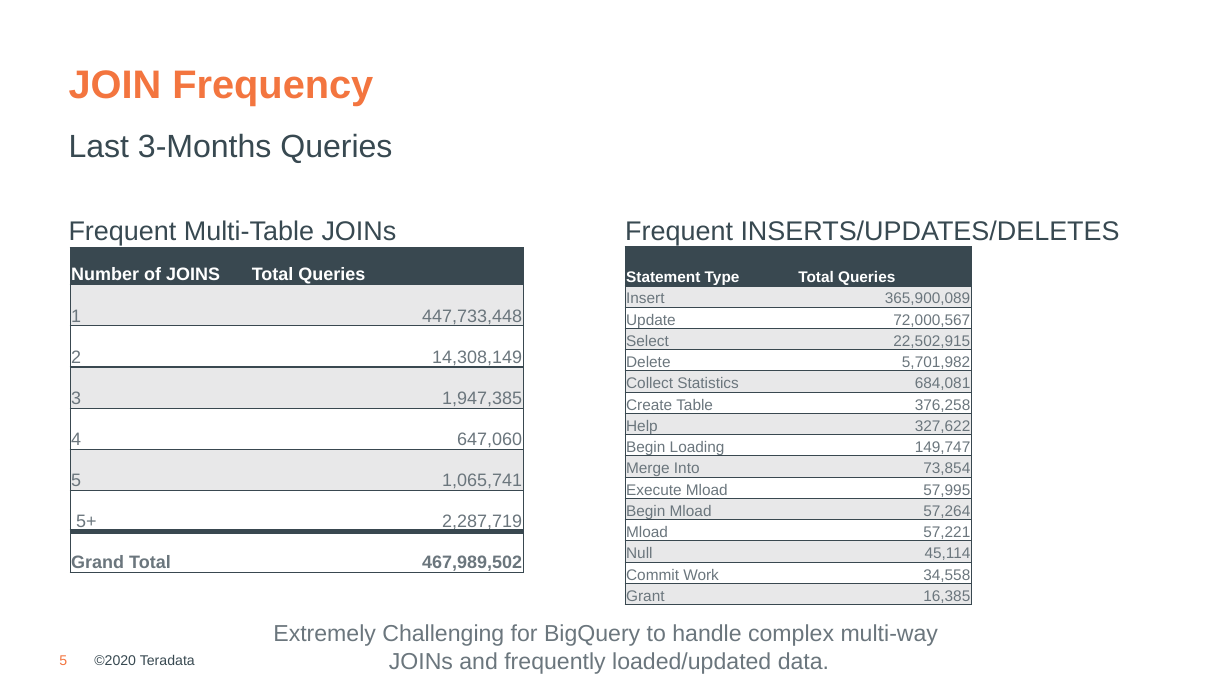
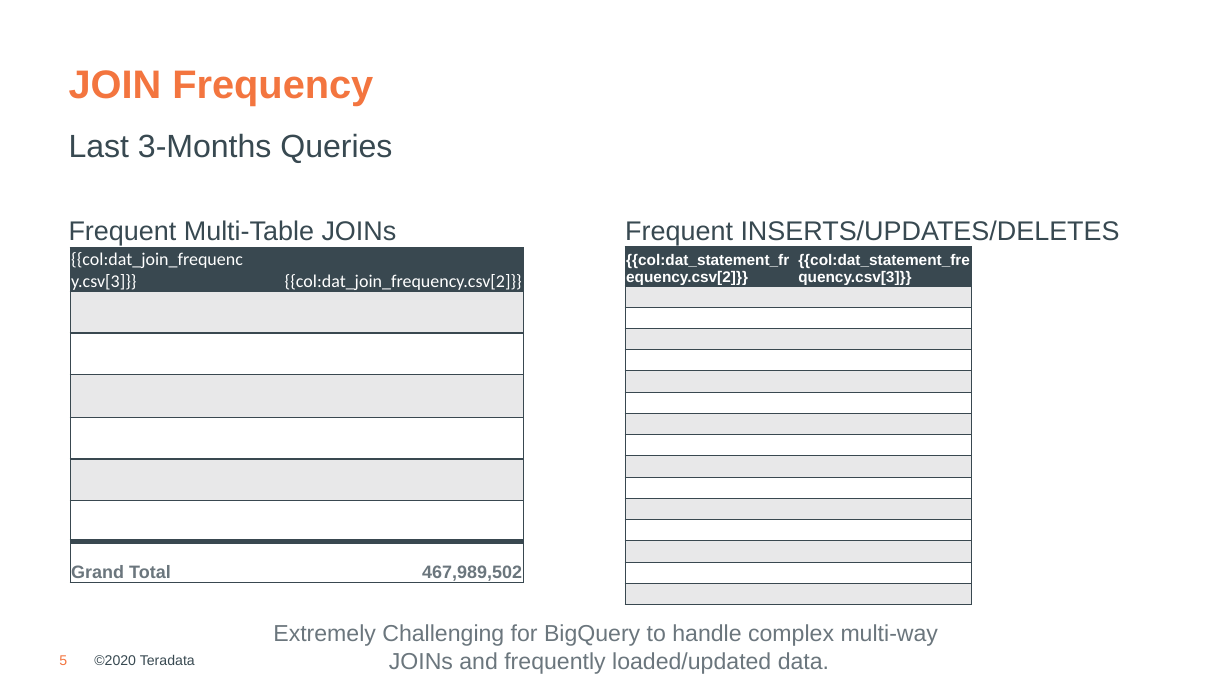
Before and after one commit to tdcoa/sql, a slide deck: slide 5 of filesets/workload_analytics/workload_characteristics.pptx. Drawn at 1232x693 pixels with LibreOffice and Linux fonts; fonts in the diff are those of the drawing; background and template pictures are left out. Boxes give left, top, right and bottom in pixels: in the first picture for what was removed or moved away, otherwise in the second. Text is boxed around its words. In the diff, an @@ line names an element or a change of style, - is before the commit and + after.

```diff
--- a/filesets/workload_analytics/workload_characteristics.pptx
+++ b/filesets/workload_analytics/workload_characteristics.pptx
@@ table at bbox=[70, 248, 524, 585] @@
-row 1, column 1: Number of JOINS
+row 1, column 1: {{col:dat_join_frequency.csv[3]}}
-row 1, column 2: Total Queries
+row 1, column 2: {{col:dat_join_frequency.csv[2]}}
-row 2, column 1: 1
+row 2, column 1: 
-row 2, column 2: 447,733,448
+row 2, column 2: 
-row 3, column 1: 2
+row 3, column 1: 
-row 3, column 2: 14,308,149
+row 3, column 2: 
-row 4, column 1: 3
+row 4, column 1: 
-row 4, column 2: 1,947,385
+row 4, column 2: 
-row 5, column 1: 4
+row 5, column 1: 
-row 5, column 2: 647,060
+row 5, column 2: 
-row 6, column 1: 5
+row 6, column 1: 
-row 6, column 2: 1,065,741
+row 6, column 2: 
-row 7, column 1: 5+
+row 7, column 1: 
-row 7, column 2: 2,287,719
+row 7, column 2: 
@@ table at bbox=[626, 247, 971, 605] @@
-row 1, column 1: Statement Type
+row 1, column 1: {{col:dat_statement_frequency.csv[2]}}
-row 1, column 2: Total Queries
+row 1, column 2: {{col:dat_statement_frequency.csv[3]}}
-row 2, column 1: Insert
+row 2, column 1: 
-row 2, column 2: 365,900,089
+row 2, column 2: 
-row 3, column 1: Update
+row 3, column 1: 
-row 3, column 2: 72,000,567
+row 3, column 2: 
-row 4, column 1: Select
+row 4, column 1: 
-row 4, column 2: 22,502,915
+row 4, column 2: 
-row 5, column 1: Delete
+row 5, column 1: 
-row 5, column 2: 5,701,982
+row 5, column 2: 
-row 6, column 1: Collect Statistics
+row 6, column 1: 
-row 6, column 2: 684,081
+row 6, column 2: 
-row 7, column 1: Create Table
+row 7, column 1: 
-row 7, column 2: 376,258
+row 7, column 2: 
-row 8, column 1: Help
+row 8, column 1: 
-row 8, column 2: 327,622
+row 8, column 2: 
-row 9, column 1: Begin Loading
+row 9, column 1: 
-row 9, column 2: 149,747
+row 9, column 2: 
-row 10, column 1: Merge Into
+row 10, column 1: 
-row 10, column 2: 73,854
+row 10, column 2: 
-row 11, column 1: Execute Mload
+row 11, column 1: 
-row 11, column 2: 57,995
+row 11, column 2: 
-row 12, column 1: Begin Mload
+row 12, column 1: 
-row 12, column 2: 57,264
+row 12, column 2: 
-row 13, column 1: Mload
+row 13, column 1: 
-row 13, column 2: 57,221
+row 13, column 2: 
-row 14, column 1: Null
+row 14, column 1: 
-row 14, column 2: 45,114
+row 14, column 2: 
-row 15, column 1: Commit Work
+row 15, column 1: 
-row 15, column 2: 34,558
+row 15, column 2: 
-row 16, column 1: Grant
+row 16, column 1: 
-row 16, column 2: 16,385
+row 16, column 2: 
```
Also in this commit, not shown: 3 other slides changed, 1 slide added, 1 other file.
